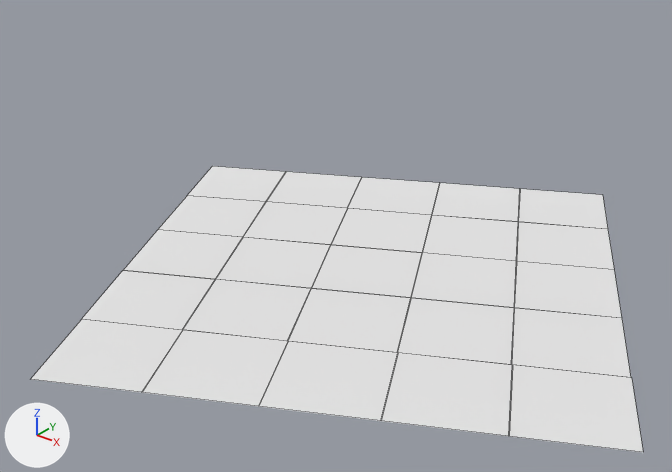
Renders of the Blender file shipplayer.blend from each side of a commit.
Both versions are drawn from a camera (50 mm lens) standing at (585.0, -612.0, 446.0) and looking at (80.0, 19.0, 54.0). The lights are fixed; the arrows at lower left show +X, +Y and +Z. Mesh edges are drawn as thin lines.
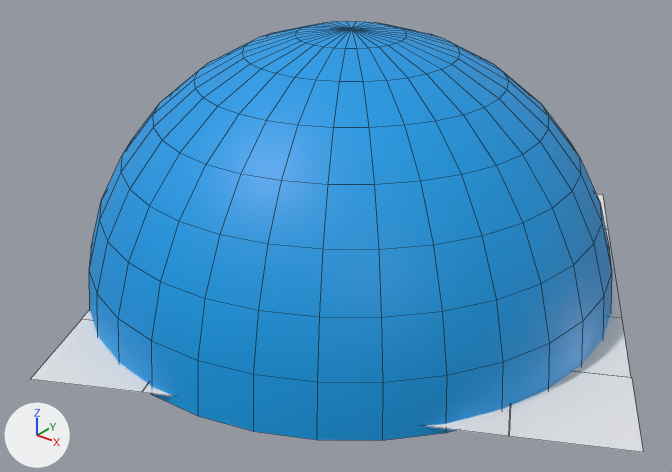
What the commit changed:
Object 'sky' (ob_sky) is now shown.

Pixel boxes [x1, y1, x2, y2] of what changed, in the pictures (672 x 472 px):
'sky', shown (blue): after [89, 21, 612, 440]
'Plane.017', unchanged, covered by the edit: before [381, 353, 512, 436]; after [427, 406, 511, 436]
'Plane.006', unchanged, covered by the edit: before [259, 341, 398, 421]
'Plane.005', unchanged, covered by the edit: before [142, 330, 288, 406]; after [142, 384, 172, 396]
'Plane.019', unchanged, covered by the edit: before [511, 308, 631, 378]; after [573, 317, 631, 378]
